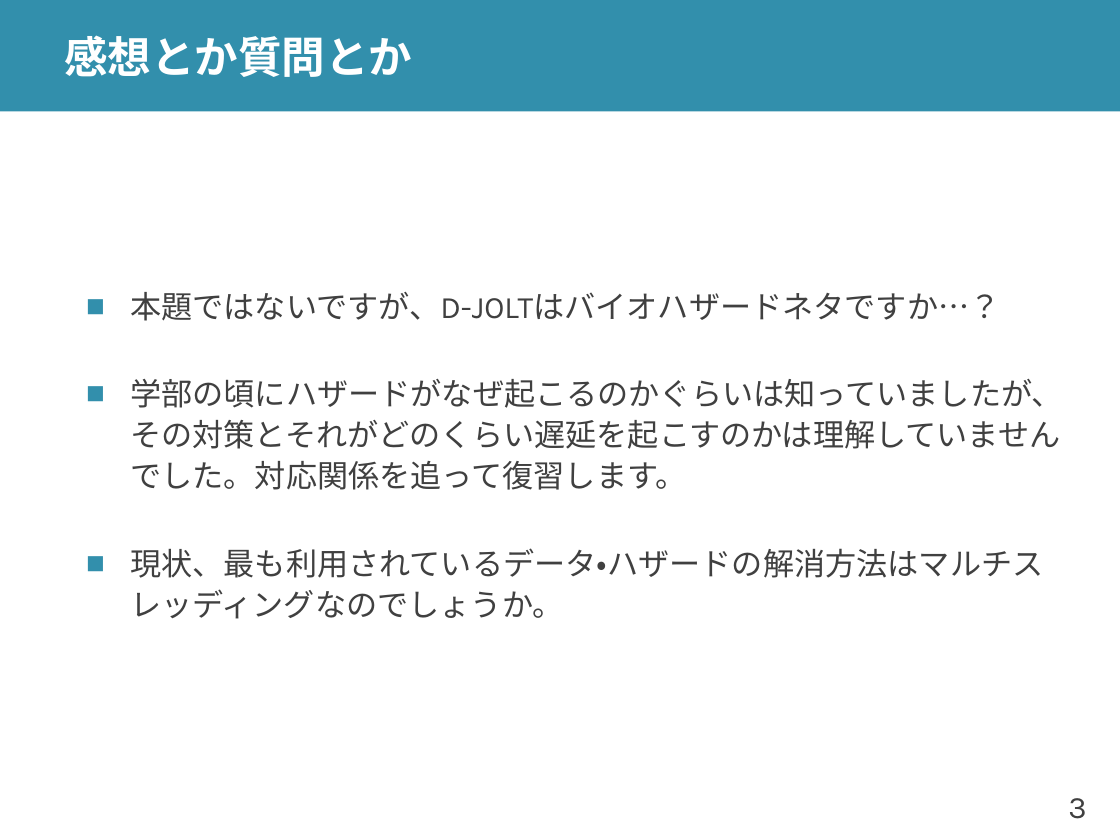
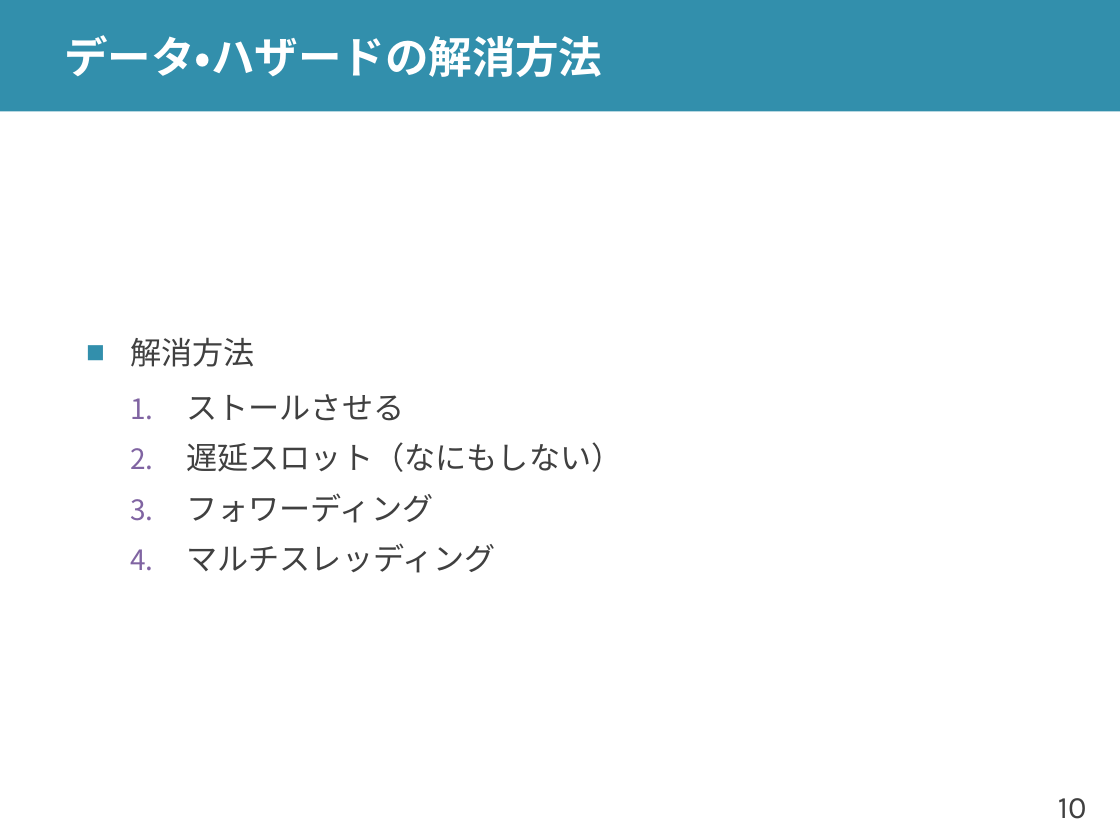
Before and after one commit to shioyadan/advanced-computer-organization, a slide deck: slide 10 of aco-shioya-05.pptx (slide 3 before the commit). Drawn at 1120x840 pixels with LibreOffice and Linux fonts; fonts in the diff are those of the drawing. Boxes give left, top, right and bottom in pixels: in the first picture for what was removed or moved away, otherwise in the second. Text is boxed around its words. In the diff, an @@ line names an element or a change of style, - is before the commit and + after.

Commit message:
第4回でおわらなかった非構造ハザードを次の回に移動

```diff
--- a/aco-shioya-05.pptx
+++ b/aco-shioya-05.pptx
@@ title at (x1=64, y1=35, x2=602, y2=77): text changed @@
-感想とか質問とか
+データ・ハザードの解消方法
@@ text at (x1=130, y1=337, x2=622, y2=573): text changed @@
-■ 本題ではないですが、D-JOLTはバイオハザードネタですか…？
-■ 学部の頃にハザードがなぜ起こるのかぐらいは知っていましたが、その対策とそれがどのくらい遅延を起こすのかは理解していませんでした。対応関係を追って復習します。
-■ 現状、最も利用されているデータ・ハザードの解消方法はマルチスレッディングなのでしょうか。
+■ 解消方法
+  1. ストールさせる
+  2. 遅延スロット（なにもしない）
+  3. フォワーディング
+  4. マルチスレッディング
@@ page number at (x1=1058, y1=798, x2=1087, y2=819): text changed @@
-3
+10
```
Also in this commit, not shown: 7 other slides changed, 30 slides added, 7 slides removed, 3 other files.
